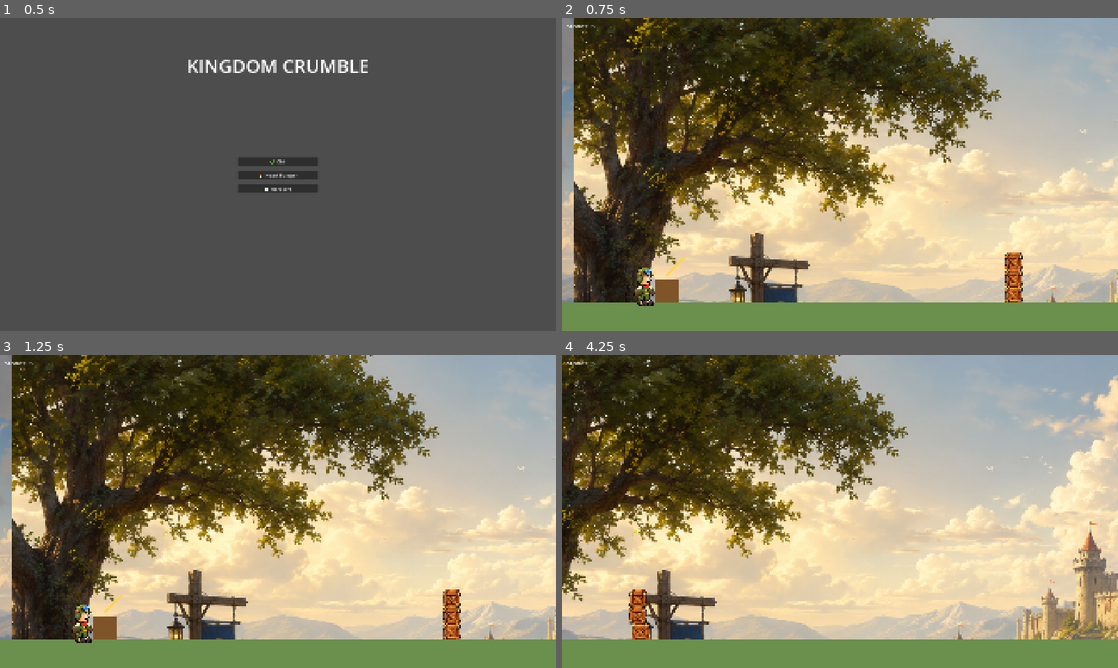
Above: before the commit, frames 1-4 (two rows, left to right).
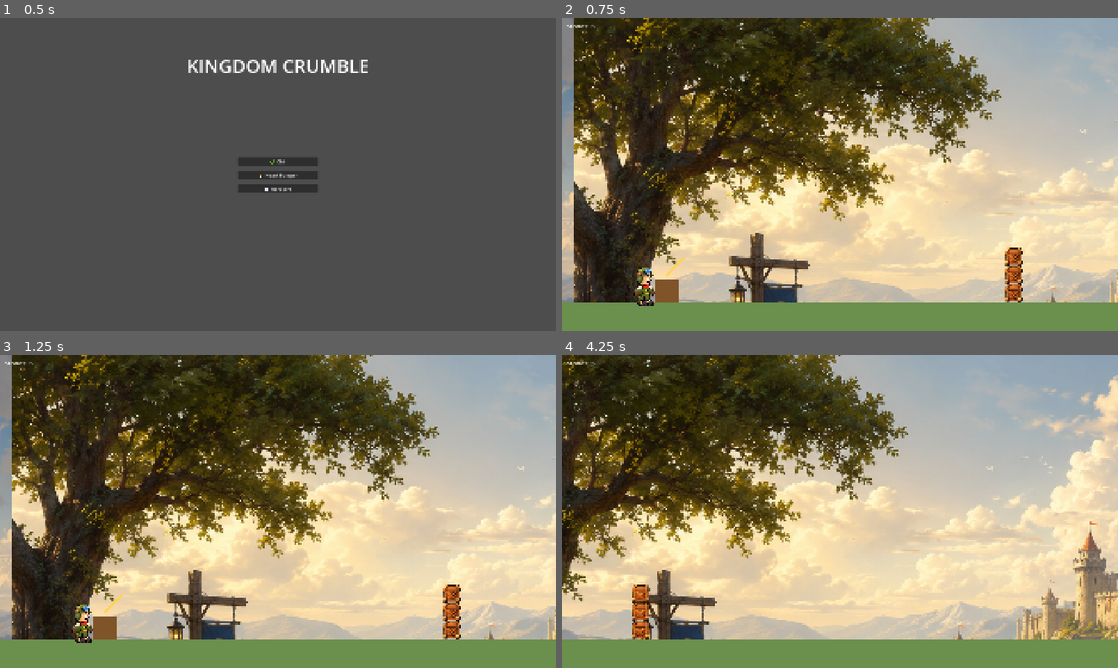
Above: after the commit, the same moments.

Repository: hazlema/kingdom-crumble
Game: Godot game, scene res://scenes/main_menu.tscn
Two runs of this game, one before a commit and one after it. Both use one fixed random seed, a clock stepped at 60 frames per second and the inputs below.
Inputs (mouse positions are in pixels of both pictures, inside the frame that each line leads up to):
- Up to frame 1 (0.5 s): no input
- Up to frame 2 (0.75 s): click "🌿 Chill" at 0.5 s
- Up to frame 3 (1.25 s): no input
- Up to frame 4 (4.25 s): tap Enter (advance) at 1.25, 1.35 s; move the mouse to (962, 495) at 1.27 s; hold . (scout_right) 1.28-2 s; click (962, 495) at 1.42 s; drag from (728, 527) to (812, 574) at 2.02 s; move the mouse to (895, 442) at 2.77 s; hold . (scout_right) 2.78-3.5 s; tap Right (aim_right) at 2.85 s; drag from (812, 574) to (673, 464) at 3.52 s

Frame 1 is identical in both runs. In frame 2, 0.4% of the frame differs, in the area x 79-83%, y 73-91%; in frame 3, 0.4%; in frame 4, 0.5%, in the area x 12-16%, y 73-91%.

Commit message:
fix: crate collision box 64x63 (owner-tuned) — stack spawns stable
Co-Authored-By: Claude Fable 5 <noreply@anthropic.com>

Diff:
--- a/scenes/crate.tscn
+++ b/scenes/crate.tscn
@@ -4,7 +4,7 @@
 [ext_resource type="SpriteFrames" uid="uid://lwqghm17yrxp" path="res://resources/crate_sprites.tres" id="2_dwt0d"]
 
 [sub_resource type="RectangleShape2D" id="shape"]
-size = Vector2(56, 56)
+size = Vector2(64, 63)
 
 [node name="Crate" type="RigidBody2D" unique_id=1927626074]
 mass = 4.0
@@ -13,6 +13,7 @@
 script = ExtResource("1")
 
 [node name="Shape" type="CollisionShape2D" parent="." unique_id=1739548326]
+position = Vector2(0, -0.5)
 shape = SubResource("shape")
 
 [node name="Visual" type="ColorRect" parent="." unique_id=1443566650]
